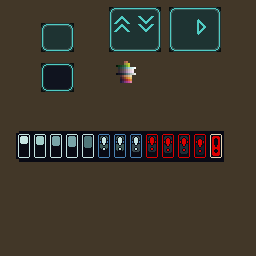
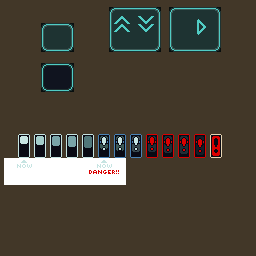
The second 256 x 256 image is a revision of the first. Changes to its layers:
hid "Palette" over [116, 61, 136, 83]
painted on "Layer 2" over [16, 131, 224, 174]
painted on "Layer 1" over [4, 158, 126, 185]
